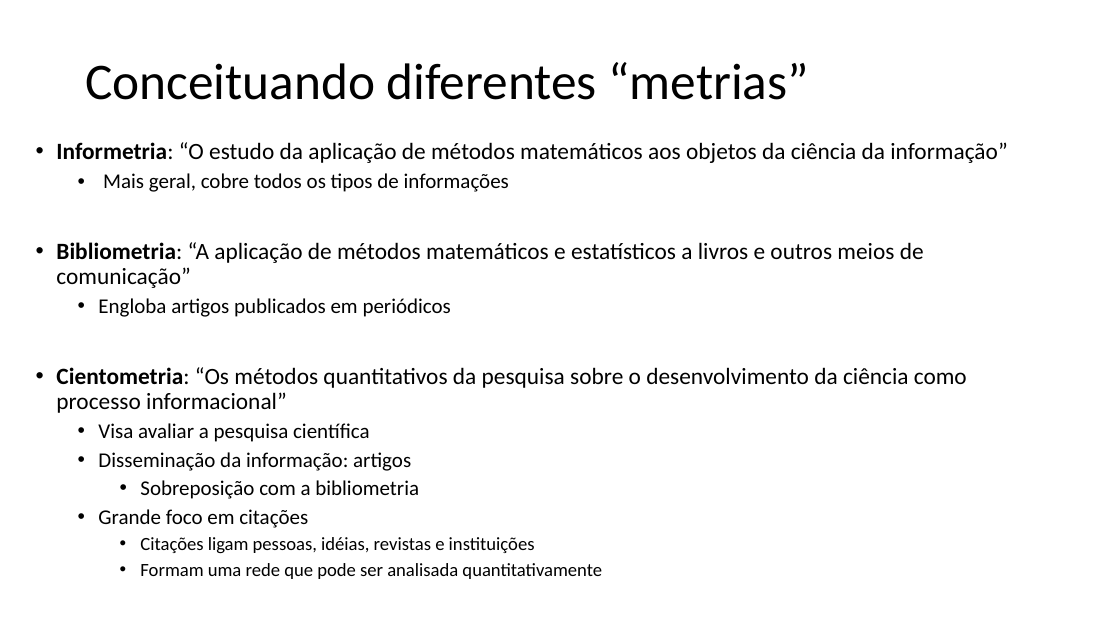
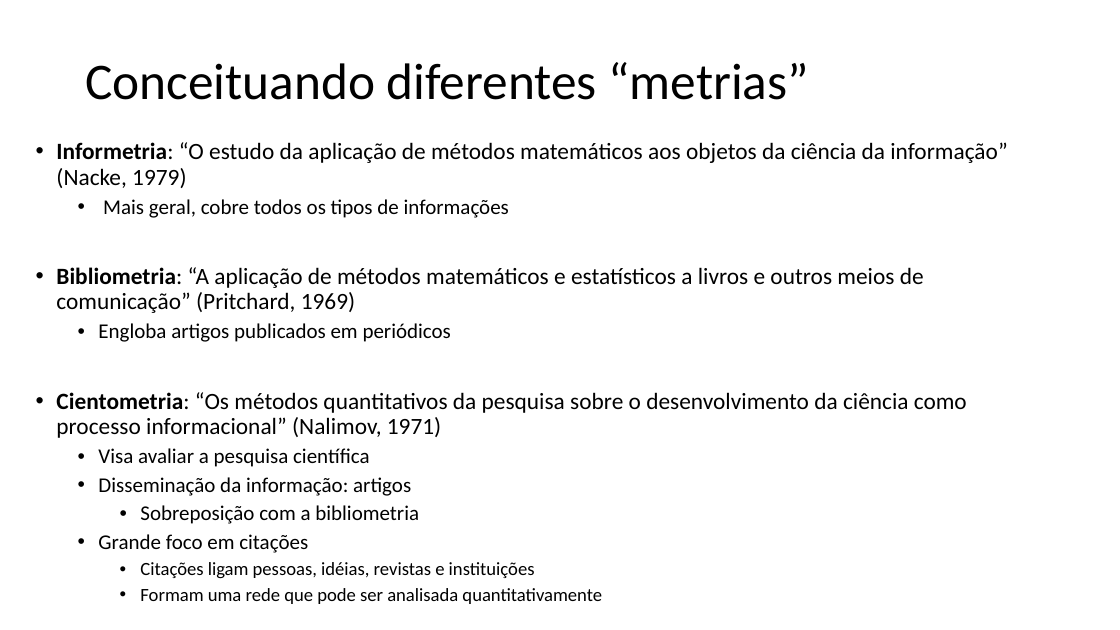
Before and after one commit to gavieira/ECG, a slide deck: slide 2 of apresentacao/apresentacao.pptx (slide 3 before the commit). Drawn at 1120x630 pixels with LibreOffice and Linux fonts; fonts in the diff are those of the drawing. Boxes give left, top, right and bottom in pixels: in the first picture for what was removed or moved away, otherwise in the second. Text is boxed around its words. In the diff, an @@ line names an element or a change of style, - is before the commit and + after.

```diff
--- a/apresentacao/apresentacao.pptx
+++ b/apresentacao/apresentacao.pptx
@@ text at [56,142,1007,188]: text changed @@
-• Informetria: “O estudo da aplicação de métodos matemáticos aos objetos da ciência da informação”
+• Informetria: “O estudo da aplicação de métodos matemáticos aos objetos da ciência da informação” (Nacke, 1979)
@@ text at [56,267,924,313]: text changed @@
-• Bibliometria: “A aplicação de métodos matemáticos e estatísticos a livros e outros meios de comunicação”
+• Bibliometria: “A aplicação de métodos matemáticos e estatísticos a livros e outros meios de comunicação” (Pritchard, 1969)
@@ text at [56,392,967,438]: text changed @@
-• Cientometria: “Os métodos quantitativos da pesquisa sobre o desenvolvimento da ciência como processo informacional”
+• Cientometria: “Os métodos quantitativos da pesquisa sobre o desenvolvimento da ciência como processo informacional” (Nalimov, 1971)
```
Also in this commit, not shown: 10 other slides changed, 20 slides added, 14 slides removed, 9 other files.
